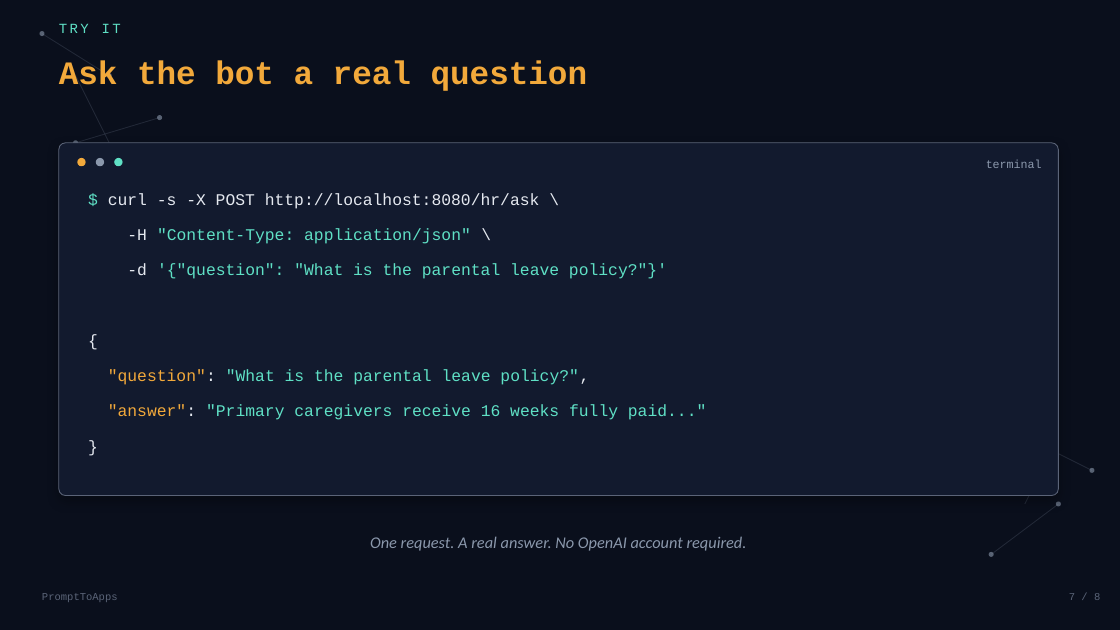
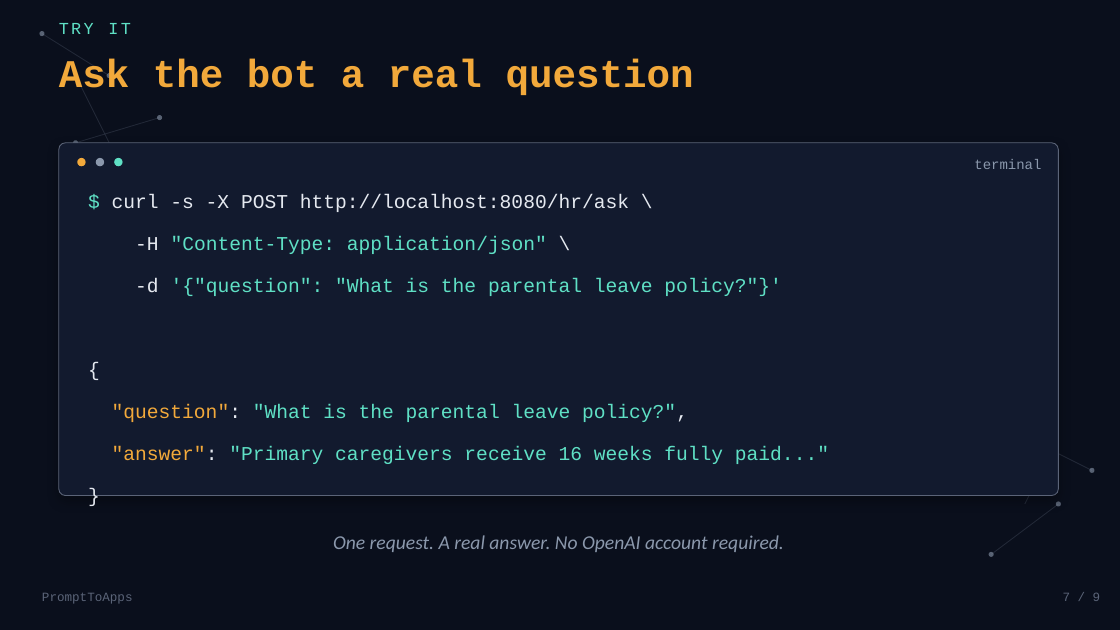
Before and after one commit to balajich/spring-ai-with-llama, a slide deck: slide 7 of slides/01-hello-spring-ai.pptx. Drawn at 1120x630 pixels with LibreOffice and Linux fonts; fonts in the diff are those of the drawing. Boxes give left, top, right and bottom in pixels: in the first picture for what was removed or moved away, otherwise in the second. Text is boxed around its words. In the diff, an @@ line names an element or a change of style, - is before the commit and + after.

```diff
--- a/slides/01-hello-spring-ai.pptx
+++ b/slides/01-hello-spring-ai.pptx
@@ text "TRY IT" at (59,23,130,34): size 12 to 14.4 pt @@
@@ text "Ask the bot a real ..." at (59,58,694,95): size 28 to 33.6 pt @@
@@ text "terminal" at (974,159,1041,169): size 10 to 12 pt @@
@@ text "-H "Content-Type: application/json" \": place and size @@
-text "-H "Content-Type: application/json" \" at (127,228,471,244)
+text "-H "Content-Type: application/json" \" at (135,236,547,254)
@@ text "-d '{"question": "What is the ...": place and size @@
-text "-d '{"question": "What is the ..." at (127,263,667,279)
+text "-d '{"question": "What is the ..." at (135,278,782,296)
@@ text "{": place and size @@
-text "{" at (88,330,1038,365)
+text "{" at (88,357,1038,399)
@@ text ""question": "What is the parental ...": place and size @@
-text ""question": "What is the parental ..." at (108,369,589,385)
+text ""question": "What is the parental ..." at (112,404,688,422)
@@ text ""answer": "Primary caregivers receive 16 ...": place and size @@
-text ""answer": "Primary caregivers receive 16 ..." at (108,404,706,420)
+text ""answer": "Primary caregivers receive 16 ..." at (112,446,829,464)
@@ size 14 to 16.8 pt in 8 elements at (333,535,784,552), (112,194,629,212), (135,236,547,254), (135,278,782,296), (112,404,688,422), (112,446,829,464), (88,357,1038,399), (88,483,1038,525) @@
@@ text "}": place and size @@
-text "}" at (88,436,1038,471)
+text "}" at (88,483,1038,525)
@@ text "PromptToApps" at (42,593,133,604): size 9 to 10.8 pt @@
@@ text at (1063,593,1101,601): text changed; size 9 to 10.8 pt @@
-7 / 8
+7 / 9
```
Also in this commit, not shown: 7 other slides changed, 1 slide added, 4 other files.
